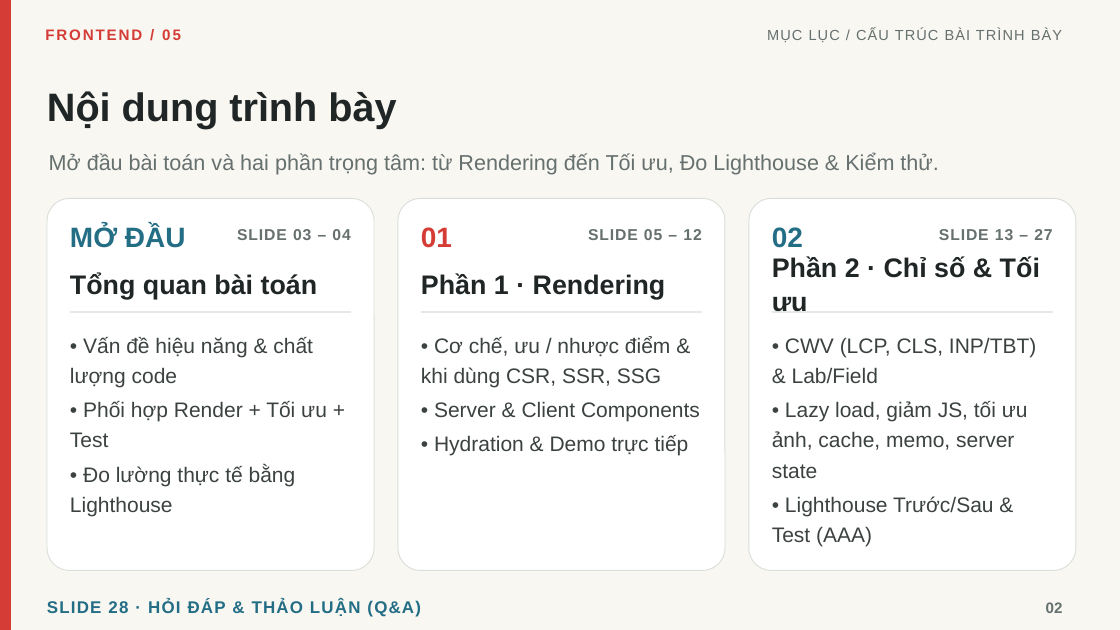
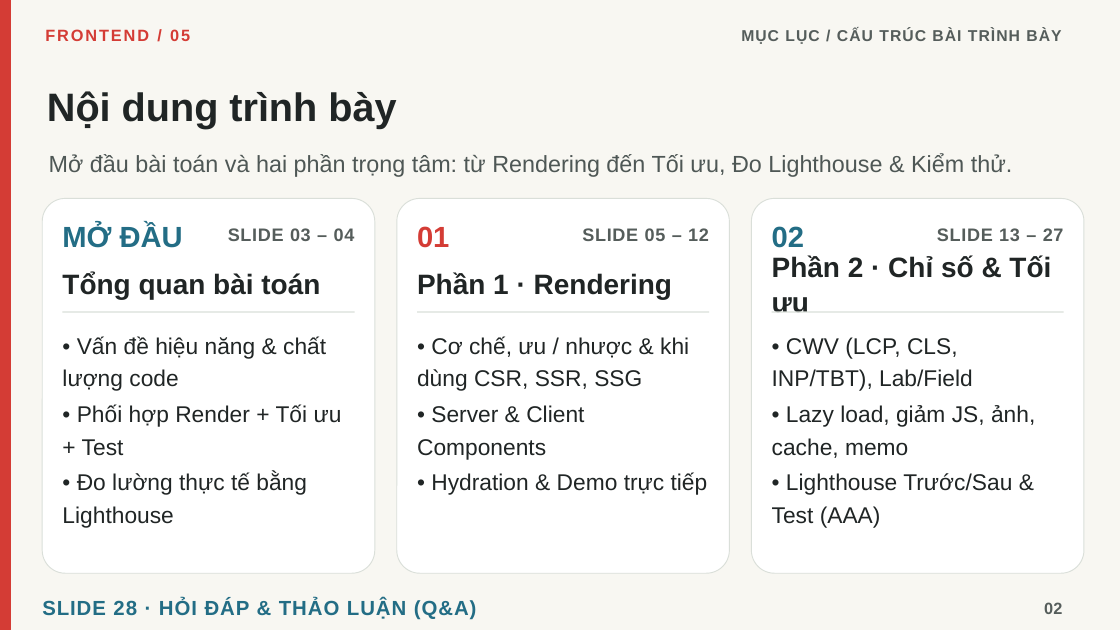
Before and after one commit to linhtn-spec/seminar-nextjs, a slide deck: slide 2 of Seminar_05_Frontend_Roadmap_Tieng_Viet_Da_Chinh_Sua.pptx. Drawn at 1120x630 pixels with LibreOffice and Linux fonts; fonts in the diff are those of the drawing. Boxes give left, top, right and bottom in pixels: in the first picture for what was removed or moved away, otherwise in the second. Text is boxed around its words. In the diff, an @@ line names an element or a change of style, - is before the commit and + after.

Commit message:
docs: update seminar presentation and demo script

```diff
--- a/Seminar_05_Frontend_Roadmap_Tieng_Viet_Da_Chinh_Sua.pptx
+++ b/Seminar_05_Frontend_Roadmap_Tieng_Viet_Da_Chinh_Sua.pptx
@@ text "FRONTEND / 05" at box(45, 29, 190, 41): size 13 to 14 pt @@
@@ text "MỤC LỤC / CẤU TRÚC ..." at box(741, 28, 1061, 44): size 12.5 to 13.5 pt, text colour #66706E to #555D5B, bold on @@
@@ text "Mở đầu bài toán và ..." at box(49, 154, 1013, 177): size 18.5 to 20 pt, text colour #66706E to #4E5755 @@
@@ rounded rectangle: place and size @@
-rounded rectangle at box(47, 198, 374, 571)
+rounded rectangle at box(42, 198, 375, 573)
@@ rounded rectangle: place and size @@
-rounded rectangle at box(398, 198, 725, 571)
+rounded rectangle at box(397, 198, 729, 573)
@@ rounded rectangle: place and size @@
-rounded rectangle at box(749, 198, 1076, 571)
+rounded rectangle at box(752, 198, 1085, 573)
@@ size 24 to 25 pt in 3 elements at box(417, 226, 449, 248), box(772, 226, 804, 248), box(62, 224, 183, 248) @@
@@ text "MỞ ĐẦU": place and size @@
-text "MỞ ĐẦU" at box(70, 225, 186, 248)
+text "MỞ ĐẦU" at box(62, 224, 183, 248)
@@ size 13.5 to 15.5 pt, text colour #66706E to #555D5B, letter spacing 0.8 to 0.6 pt in 3 elements at box(228, 228, 355, 241), box(582, 228, 709, 241), box(937, 228, 1064, 241) @@
@@ text "Tổng quan bài toán": place and size @@
-text "Tổng quan bài toán" at box(70, 273, 318, 299)
+text "Tổng quan bài toán" at box(62, 273, 320, 300)
@@ size 23 to 24 pt in 3 elements at box(62, 273, 320, 300), box(417, 273, 672, 300), box(772, 255, 1051, 313) @@
@@ text "• Vấn đề hiệu năng ...": place and size @@
-text "• Vấn đề hiệu năng ..." at box(70, 337, 327, 516)
+text "• Vấn đề hiệu năng ..." at box(62, 336, 342, 528)
@@ text "• Vấn đề hiệu năng ..." at box(62, 336, 342, 528): size 18 to 19.5 pt, text colour #3B4240 to #202525; line spacing 1.2 to 1.18 @@
@@ rectangle: place and size @@
-rectangle at box(70, 312, 351, 313)
+rectangle at box(62, 312, 355, 313)
@@ rectangle: place and size @@
-rectangle at box(421, 312, 702, 313)
+rectangle at box(418, 312, 710, 313)
@@ rectangle: place and size @@
-rectangle at box(772, 312, 1054, 313)
+rectangle at box(772, 312, 1065, 313)
@@ text at box(417, 336, 689, 391): text changed; size 18 to 19.5 pt; text colour #3B4240 to #202525 @@
-• Cơ chế, ưu / nhược điểm & khi dùng CSR, SSR, SSG
+• Cơ chế, ưu / nhược & khi dùng CSR, SSR, SSG
@@ text at box(772, 337, 1035, 458): text changed; size 18 to 19.5 pt; text colour #3B4240 to #202525 @@
-• CWV (LCP, CLS, INP/TBT) & Lab/Field
-• Lazy load, giảm JS, tối ưu ảnh, cache, memo, server state
+• CWV (LCP, CLS, INP/TBT), Lab/Field
+• Lazy load, giảm JS, ảnh, cache, memo
@@ text at box(417, 405, 708, 495): size 18 to 19.5 pt, text colour #3B4240 to #202525 in "• Server & Client Components", "• Hydration & Demo trực tiếp"; line spacing 1.2 to 1.18 @@
@@ text at box(772, 473, 1012, 528): size 18 to 19.5 pt, text colour #3B4240 to #202525 in "• Lighthouse Trước/Sau & Test (AAA)"; line spacing 1.2 to 1.18 @@
@@ text "SLIDE 28 · HỎI ĐÁP ..." at box(42, 600, 477, 620): size 14.5 to 17.5 pt, letter spacing 1 to 0.8 pt @@
@@ text "02" at box(1044, 602, 1062, 614): size 13 to 14 pt, text colour #66706E to #555D5B @@
```
Also in this commit, not shown: 27 other slides changed, 1 other file.
